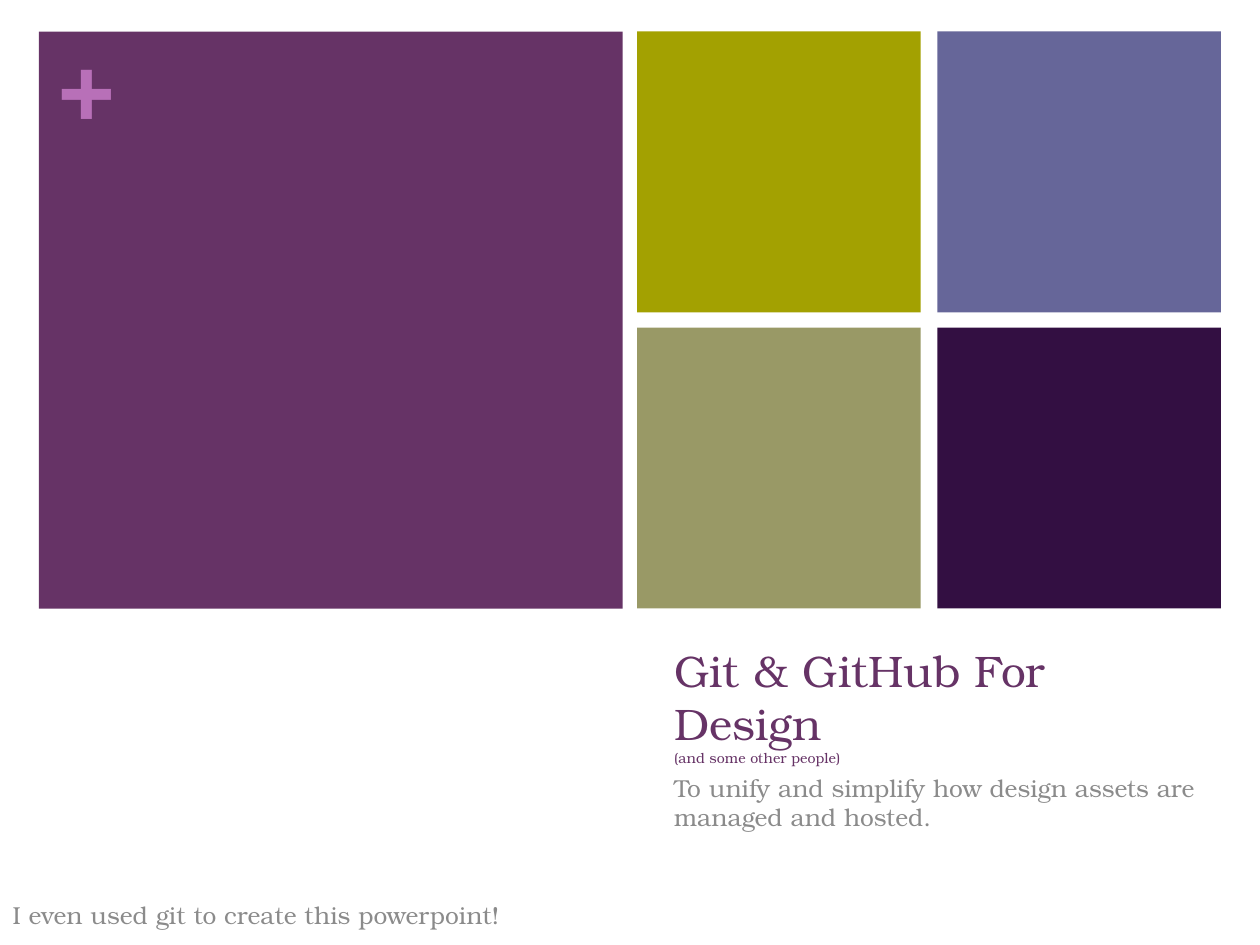
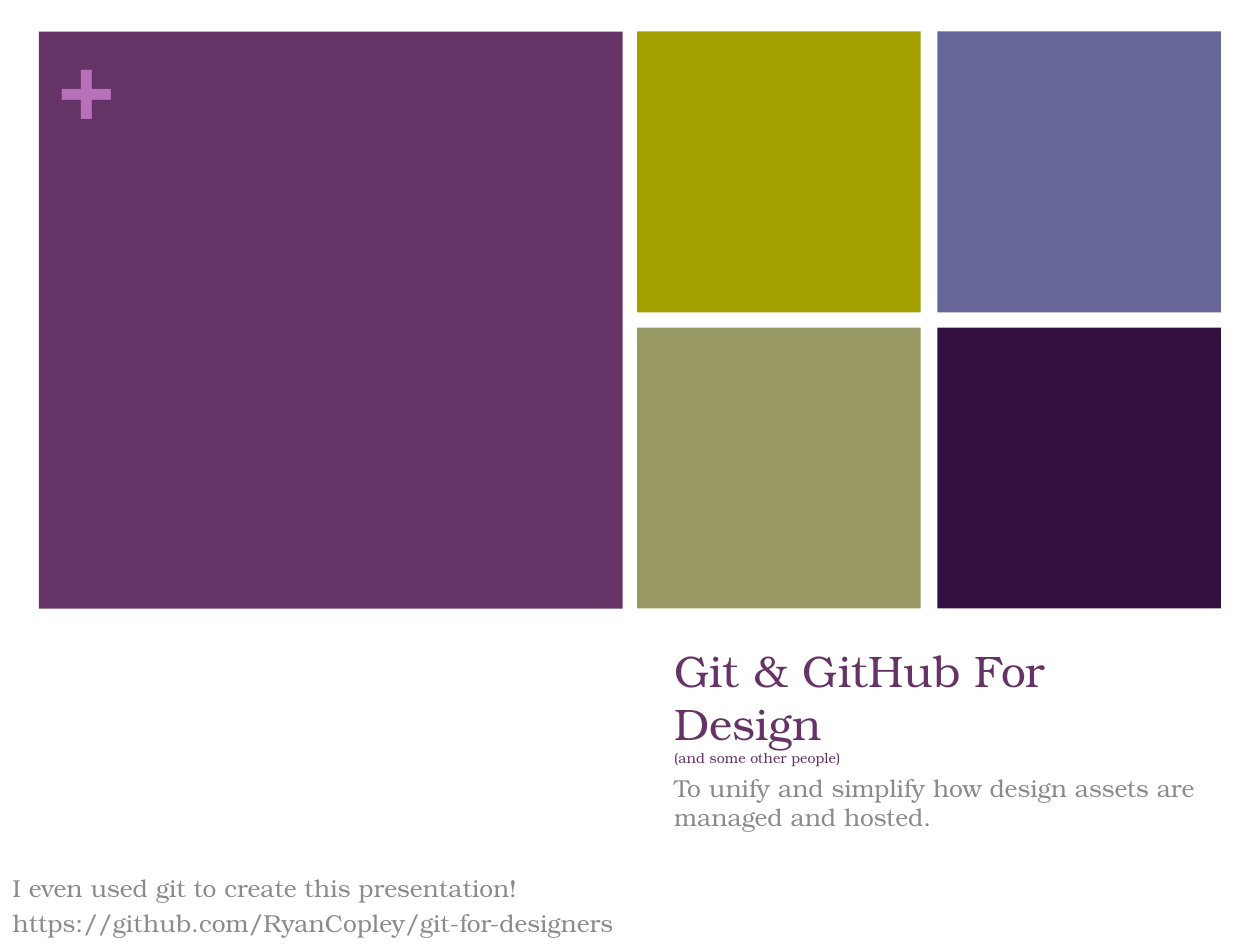
Before and after one commit to RyanCopley/git-for-designers, a slide deck: slide 1 of Presentation.pptx. Drawn at 1260x945 pixels with LibreOffice and Linux fonts; fonts in the diff are those of the drawing. Boxes give left, top, right and bottom in pixels: in the first picture for what was removed or moved away, otherwise in the second. Text is boxed around its words. In the diff, an @@ line names an element or a change of style, - is before the commit and + after.

```diff
--- a/Presentation.pptx
+++ b/Presentation.pptx
@@ text at [13, 879, 614, 938]: text changed @@
-I even used git to create this powerpoint!
+I even used git to create this presentation!
+https://github.com/RyanCopley/git-for-designers
```
Also in this commit, not shown: 1 other slide changed.
